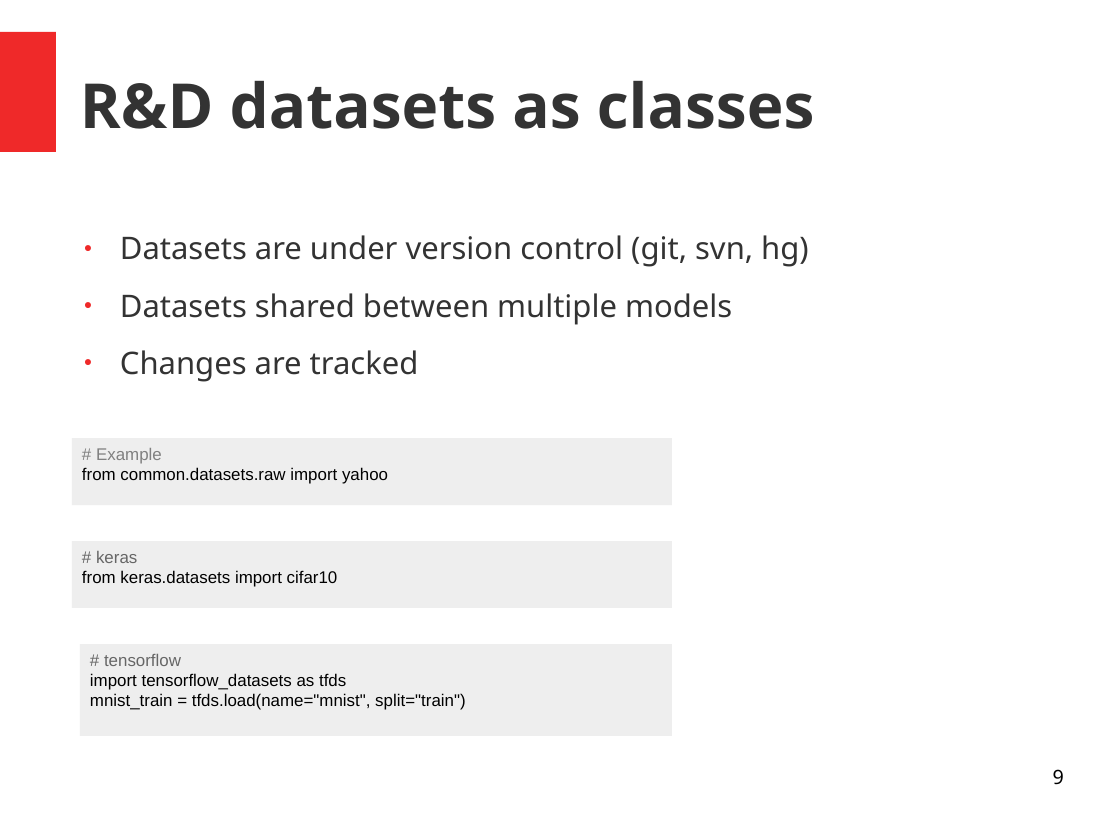
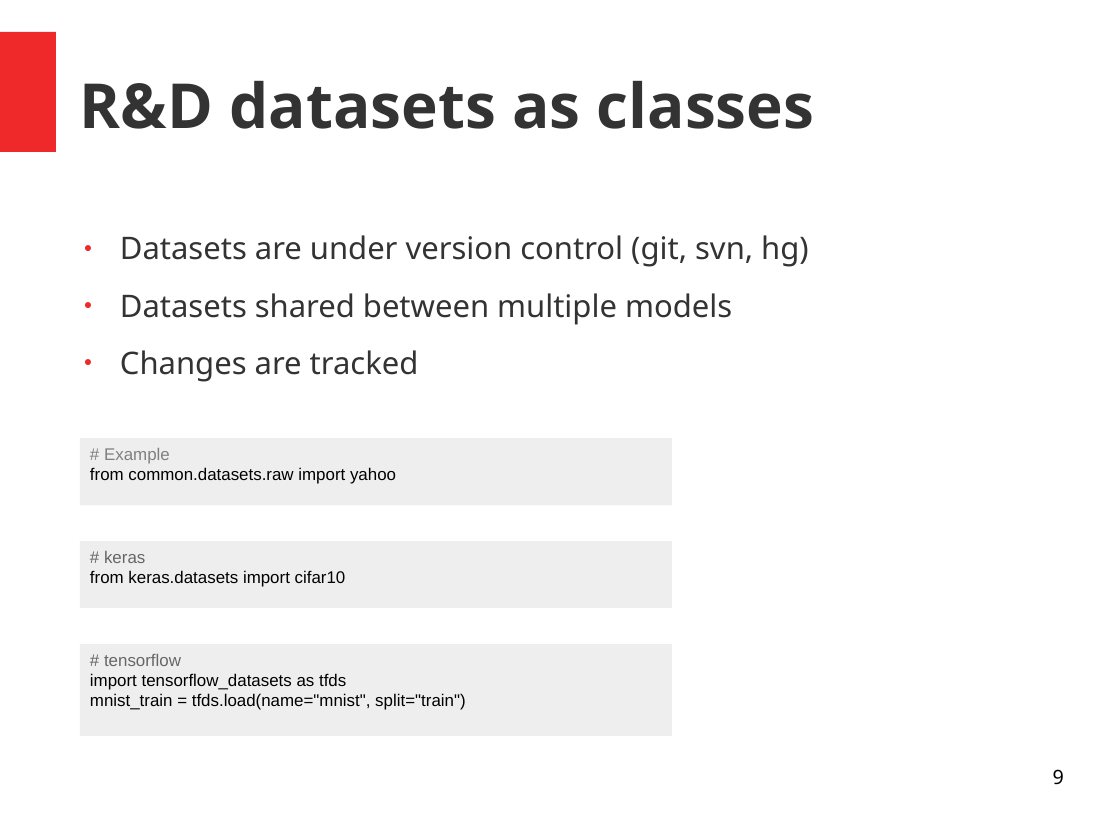
Before and after one commit to andrefsp/models-to-production, a slide deck: slide 9 of models-to-production.odp. Drawn at 1120x840 pixels with LibreOffice and Linux fonts; fonts in the diff are those of the drawing. Boxes give left, top, right and bottom in pixels: in the first picture for what was removed or moved away, otherwise in the second. Text is boxed around its words. In the diff, an @@ line names an element or a change of style, - is before the commit and + after.

```diff
--- a/models-to-production.odp
+++ b/models-to-production.odp
@@ rectangle "# Example from common.datasets.raw import ...": place and size @@
-rectangle "# Example from common.datasets.raw import ..." at [72, 438, 673, 505]
+rectangle "# Example from common.datasets.raw import ..." at [80, 438, 673, 505]
@@ rectangle "# keras from keras.datasets import ...": place and size @@
-rectangle "# keras from keras.datasets import ..." at [72, 542, 673, 609]
+rectangle "# keras from keras.datasets import ..." at [80, 542, 673, 609]
```
Also in this commit, not shown: 2 other files.
